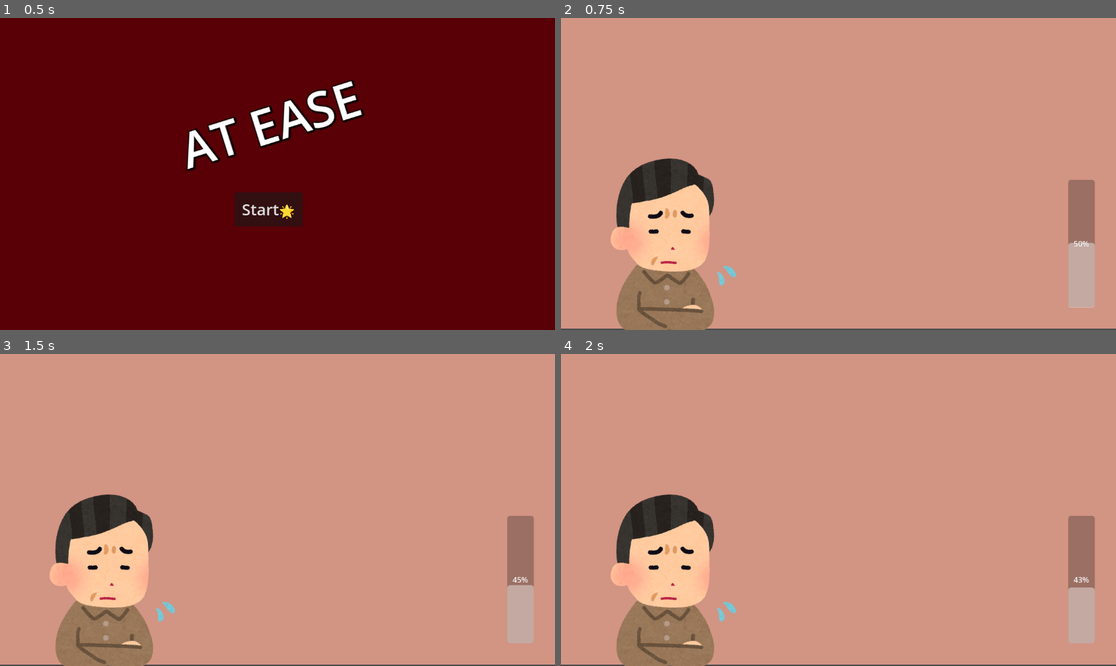
Above: before the commit, frames 1-4 (two rows, left to right).
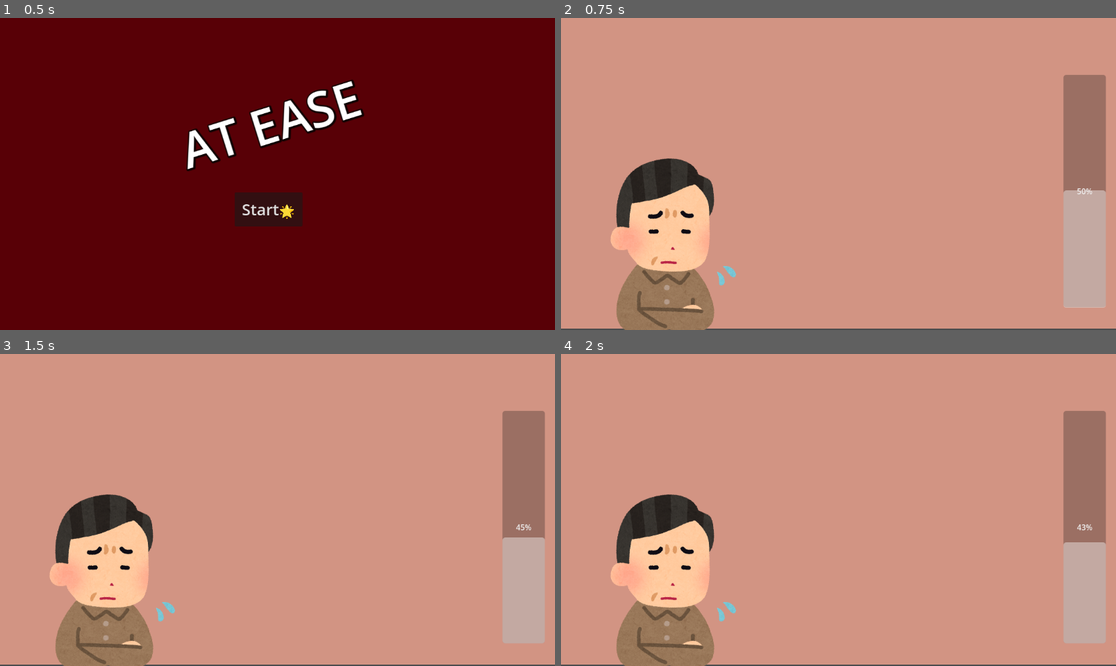
Above: after the commit, the same moments.

Repository: eliasescalante/atEase
Game: Godot game, scene res://scenes/main.tscn
Same seed, same stepped clock (60 frames per second), same inputs: the game is played once before the commit and once after it. The project has no main scene, so this scene is started directly.
Inputs:
- Up to frame 1 (0.5 s): no input
- Up to frame 2 (0.75 s): click "Start🌟" at 0.5 s
- Up to frame 3 (1.5 s): tap Enter at 1.25 s
- Up to frame 4 (2 s): no input

Frame 1 is identical in both runs. In frame 2, 4.5% of the frame differs, in the area x 90-99%, y 18-93%; in frame 3, 4.4%; in frame 4, 4.4%.

Commit message:
arreglo progressbar

Diff:
--- a/scenes/level_1.tscn
+++ b/scenes/level_1.tscn
@@ -18,9 +18,9 @@
 position = Vector2(491, 252)
 
 [node name="RespirationBar" type="ProgressBar" parent="."]
-offset_left = 1053.0
-offset_top = 336.0
-offset_right = 1108.0
+offset_left = 1043.0
+offset_top = 118.0
+offset_right = 1131.0
 offset_bottom = 601.0
 value = 50.0
 fill_mode = 3
